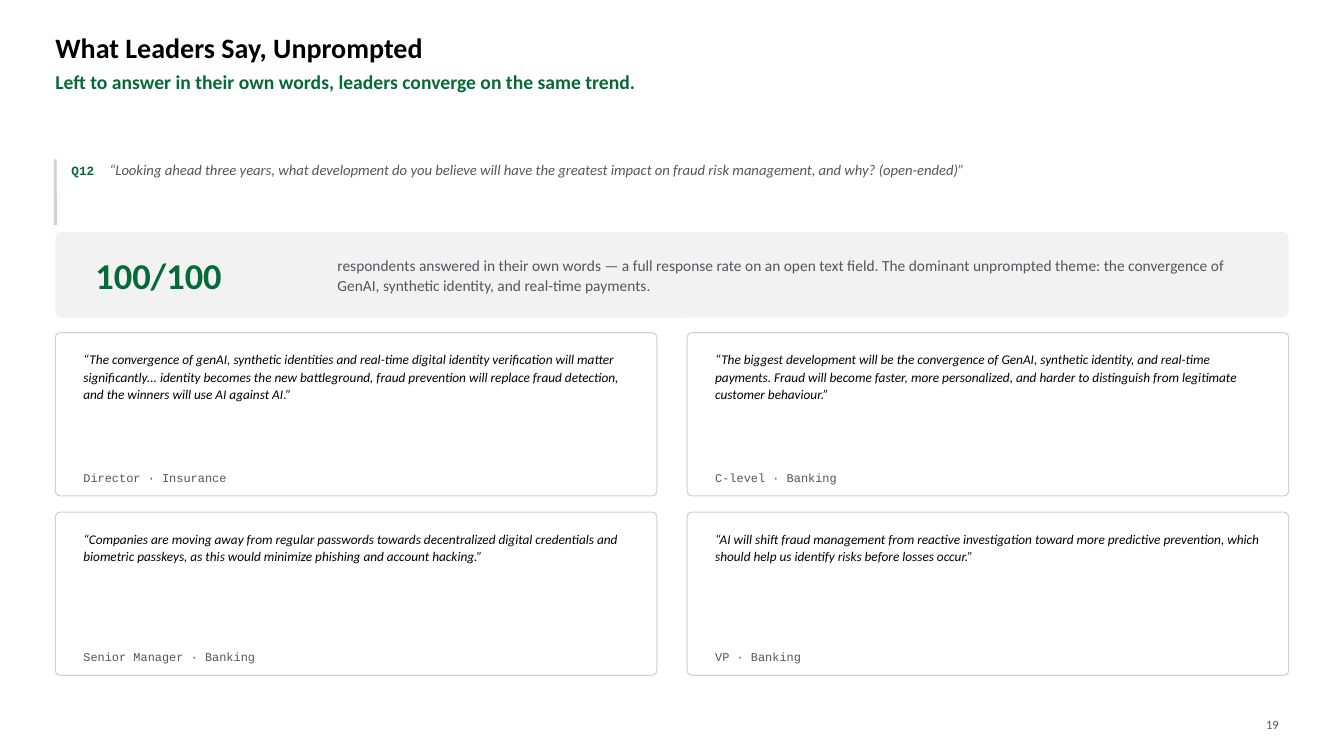
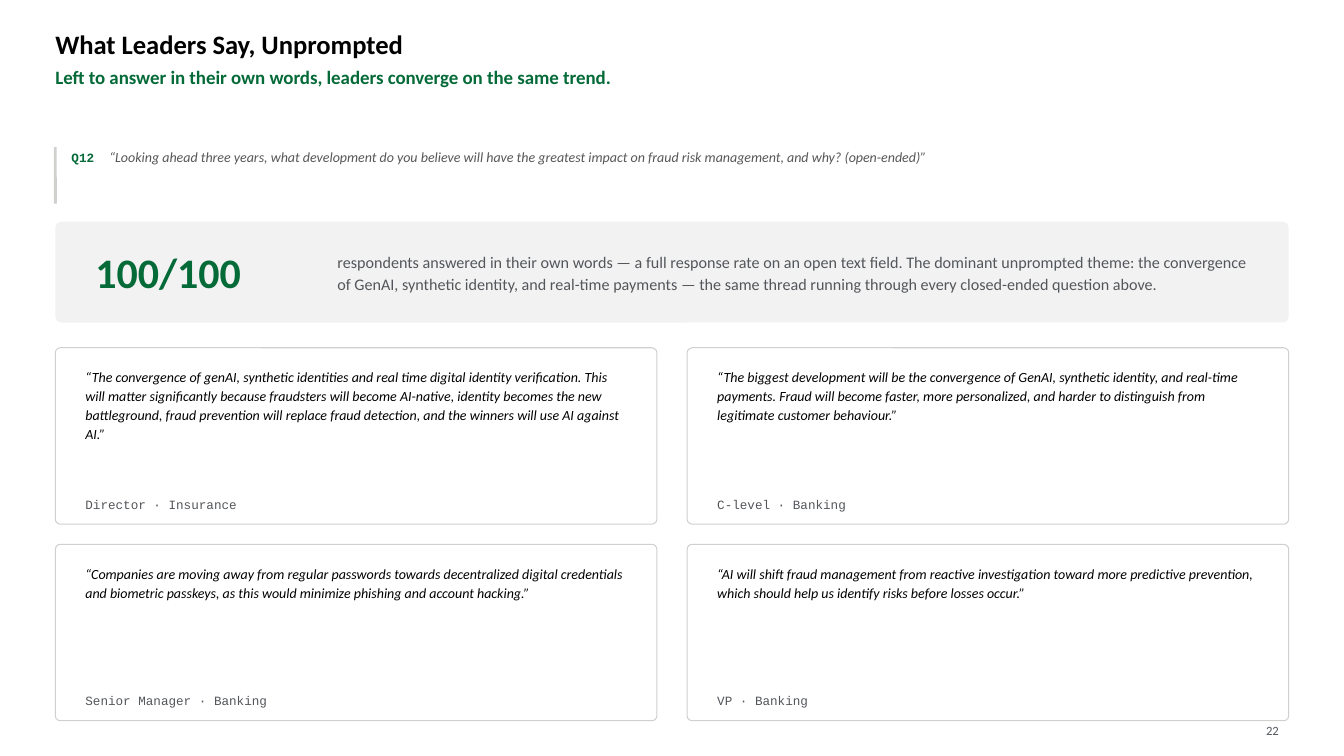
Before and after one commit to davidlin778/Fraud-in-2026, a slide deck: slide 23 of Fraud in 2026 - Full Results.pptx (slide 20 before the commit). Drawn at 1344x756 pixels with LibreOffice and Linux fonts; fonts in the diff are those of the drawing. Boxes give left, top, right and bottom in pixels: in the first picture for what was removed or moved away, otherwise in the second. Text is boxed around its words. In the diff, an @@ line names an element or a change of style, - is before the commit and + after.

```diff
--- a/Fraud in 2026 - Full Results.pptx
+++ b/Fraud in 2026 - Full Results.pptx
@@ text "What Leaders Say, Unprompted" at (55, 35, 402, 59): size 20 to 19 pt @@
@@ text "Left to answer in their ..." at (55, 70, 611, 88): size 14 to 13.5 pt @@
@@ line moved from (55, 159) - (55, 225) to (55, 147) - (55, 204) @@
@@ text "Q12 “Looking ahead three years, ...": place and size @@
-text "Q12 “Looking ahead three years, ..." at (71, 164, 964, 178)
+text "Q12 “Looking ahead three years, ..." at (71, 152, 927, 165)
@@ text "Q12 “Looking ahead three years, ..." at (71, 152, 927, 165): size 10.5 to 10 pt; line spacing 1.08 to 1.06 @@
@@ rounded rectangle: place and size @@
-rounded rectangle at (55, 232, 1290, 318)
+rounded rectangle at (55, 222, 1290, 323)
@@ text "100/100" at (95, 258, 240, 290): size 26 to 30 pt @@
@@ text at (337, 257, 1247, 293): text changed; size 11 to 11.5 pt @@
-respondents answered in their own words — a full response rate on an open text field. The dominant unprompted theme: the convergence of GenAI, synthetic identity, and real-time payments.
+respondents answered in their own words — a full response rate on an open text field. The dominant unprompted theme: the convergence of GenAI, synthetic identity, and real-time payments — the same thread running through every closed-ended question above.
@@ rounded rectangle: place and size @@
-rounded rectangle at (55, 333, 657, 496)
+rounded rectangle at (55, 348, 657, 524)
@@ rounded rectangle: place and size @@
-rounded rectangle at (688, 333, 1290, 496)
+rounded rectangle at (688, 348, 1290, 524)
@@ text at (85, 372, 619, 439): text changed; size 9.5 to 10 pt @@
-“The convergence of genAI, synthetic identities and real-time digital identity verification will matter significantly... identity becomes the new battleground, fraud prevention will replace fraud detection, and the winners will use AI against AI.”
+“The convergence of genAI, synthetic identities and real time digital identity verification. This will matter significantly because fraudsters will become AI-native, identity becomes the new battleground, fraud prevention will replace fraud detection, and the winners will use AI against AI.”
@@ text "“The biggest development will be ...": place and size @@
-text "“The biggest development will be ..." at (715, 354, 1237, 399)
+text "“The biggest development will be ..." at (717, 372, 1238, 423)
@@ text "Director · Insurance": place and size @@
-text "Director · Insurance" at (83, 474, 226, 482)
+text "Director · Insurance" at (85, 500, 237, 509)
@@ text "C-level · Banking": place and size @@
-text "C-level · Banking" at (715, 474, 837, 485)
+text "C-level · Banking" at (717, 500, 846, 512)
@@ rounded rectangle: place and size @@
-rounded rectangle at (55, 512, 657, 676)
+rounded rectangle at (55, 544, 657, 721)
@@ text "“Companies are moving away from ...": place and size @@
-text "“Companies are moving away from ..." at (83, 534, 617, 564)
+text "“Companies are moving away from ..." at (85, 569, 623, 601)
@@ proportions changed in 5 elements at (55, 222, 1290, 323), (55, 348, 657, 524), (688, 348, 1290, 524), (55, 544, 657, 721), (688, 544, 1290, 721) @@
@@ rounded rectangle: place and size @@
-rounded rectangle at (688, 512, 1290, 676)
+rounded rectangle at (688, 544, 1290, 721)
@@ size 9.5 to 10 pt; line spacing 1.1 to 1.12 in 3 elements at (717, 372, 1238, 423), (85, 569, 623, 601), (717, 569, 1253, 601) @@
@@ text "“AI will shift fraud management ...": place and size @@
-text "“AI will shift fraud management ..." at (715, 534, 1259, 563)
+text "“AI will shift fraud management ..." at (717, 569, 1253, 601)
@@ text "Senior Manager · Banking": place and size @@
-text "Senior Manager · Banking" at (83, 653, 255, 664)
+text "Senior Manager · Banking" at (85, 696, 267, 708)
@@ size 8.5 to 9 pt in 4 elements at (85, 500, 237, 509), (717, 500, 846, 512), (85, 696, 267, 708), (717, 696, 808, 708) @@
@@ text "VP · Banking": place and size @@
-text "VP · Banking" at (715, 653, 801, 664)
+text "VP · Banking" at (717, 696, 808, 708)
@@ text removed at (1266, 721, 1279, 729) @@
-19
@@ text added at (1266, 727, 1279, 735), 9 pt, text #53565A @@
+22
```
Also in this commit, not shown: 17 other slides changed, 4 slides added, 1 slide removed.
